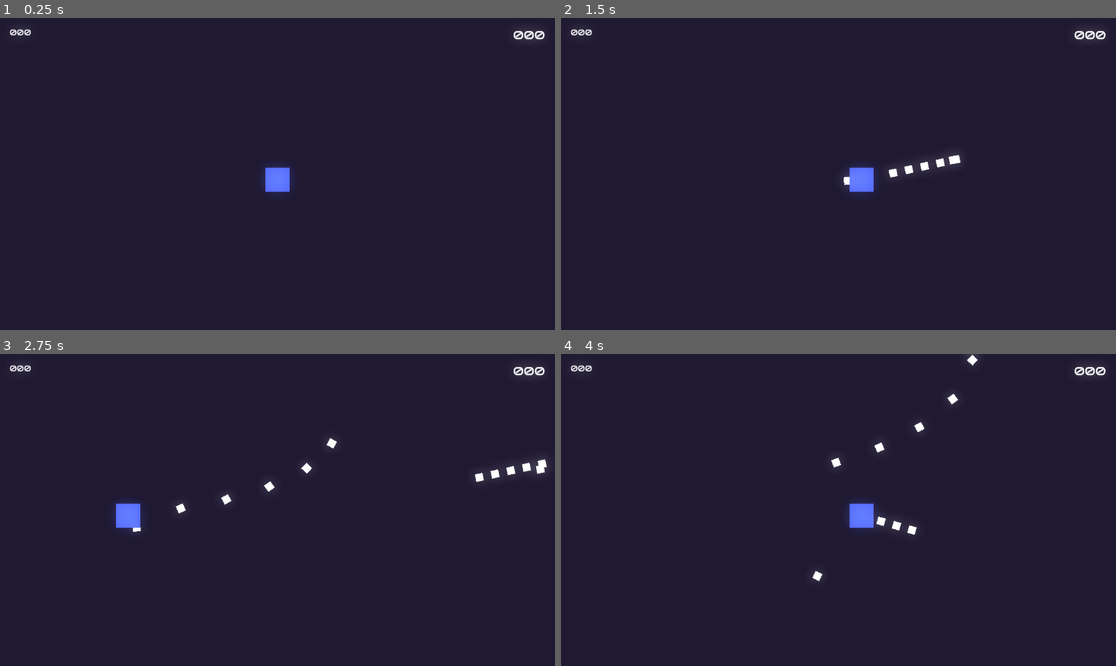
Above: before the commit, frames 1-4 (two rows, left to right).
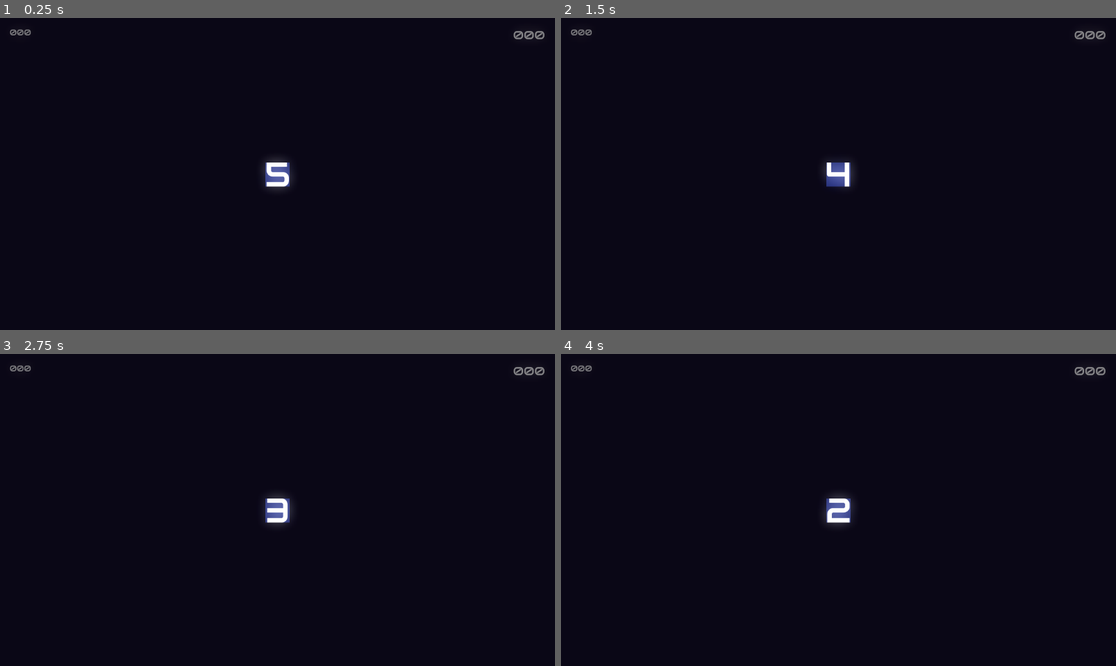
Above: after the commit, the same moments.

Repository: matheusmondenez/my-first-platform-game
Game: Godot game, scene res://wave_shooter/levels/arena.tscn
The game is run twice, just before and just after one commit, with the same random seed, the same clock (stepped at 60 frames per second) and the same inputs. This scene is started directly instead of the project's main scene.
Inputs (mouse positions are in pixels of both pictures, inside the frame that each line leads up to):
- Up to frame 1 (0.25 s): no input
- Up to frame 2 (1.5 s): tap Enter at 0.5 s; move the mouse to (960, 158) at 0.52 s; press the mouse at (960, 158) at 0.53 s; hold D (right) from 0.53 s (still down); tap Space (jump) at 0.77 s; move the mouse to (727, 189) at 1.27 s; release the mouse at (727, 189) at 1.28 s; click (727, 189) at 1.35 s
- Up to frame 3 (2.75 s): tap Space (jump) at 1.52 s; move the mouse to (333, 441) at 2.02 s; release D (right) at 2.03 s; press the mouse at (333, 441) at 2.03 s; hold A (left) from 2.03 s (still down)
- Up to frame 4 (4 s): move the mouse to (810, 572) at 2.77 s; release A (left) at 2.78 s; release the mouse at (810, 572) at 2.78 s; hold D (right) from 2.78 s (still down); click (810, 572) at 2.85 s; tap Space (jump) at 3.02, 3.77 s; move the mouse to (1005, 556) at 3.52 s; press the mouse at (1005, 556) at 3.53 s

The runs differ from the first frame. In frame 1, 100% of the frame differs, in the area x 0-100%, y 0-100%; in frame 2, 100%; in frame 3, 100%; in frame 4, 100%.

Commit message:
creates countdown

Diff:
--- a/wave_shooter/actors/base_enemy.gd
+++ b/wave_shooter/actors/base_enemy.gd
@@ -30,11 +30,11 @@
 	if area.is_in_group("damage") and not is_stunned:
 		hp -= 1
 		is_stunned = true
-		#modulate = Color.WHITE
+		color = Color.WHITE
 		area.get_parent().queue_free()
 		move = -move * knockback
 		$Timer.start()
 
 func _on_timer_timeout() -> void:
 	is_stunned = false
-	#modulate = Color("c92e67")
+	color = Color("c92e67")
--- a/wave_shooter/actors/player.gd
+++ b/wave_shooter/actors/player.gd
@@ -6,6 +6,7 @@
 var projectile_scene: PackedScene = preload("res://wave_shooter/actors/projectile.tscn")
 var is_loaded: bool = true
 var is_dead: bool = false
+var powered_up: Array = []
 
 func _ready() -> void:
 	Global.player = self
@@ -13,8 +14,8 @@
 func _process(delta: float) -> void:
 	move.x = int(Input.is_action_pressed("right")) - int(Input.is_action_pressed("left"))
 	move.y = int(Input.is_action_pressed("down")) - int(Input.is_action_pressed("up"))
-	global_position.x = clamp(global_position.x, 24, 616)
-	global_position.y = clamp(global_position.y, 24, 336)
+	global_position.x = clamp(global_position.x, 24, 1127)
+	global_position.y = clamp(global_position.y, 24, 624)
 	if not is_dead:
 		global_position += speed * move * delta
 	if Input.is_action_pressed("shoot") and Global.parent_node_creation and is_loaded and not is_dead:
--- a/wave_shooter/actors/player.tscn
+++ b/wave_shooter/actors/player.tscn
@@ -12,7 +12,7 @@
 metadata/_edit_horizontal_guides_ = [-25.0, 25.0]
 metadata/_edit_vertical_guides_ = [25.0, -25.0]
 
-[node name="Area2D" type="Area2D" parent="."]
+[node name="Area2D" type="Area2D" parent="." groups=["player"]]
 
 [node name="CollisionShape2D" type="CollisionShape2D" parent="Area2D"]
 visible = false
--- /dev/null
+++ b/wave_shooter/actors/power_up.gd
@@ -0,0 +1,9 @@
+extends Polygon2D
+
+func _on_area_2d_area_entered(area: Area2D) -> void:
+	if area.is_in_group("player"):
+		Global.player.powered_up.append("green")
+		queue_free()
+
+func _on_timer_timeout() -> void:
+	queue_free()
--- a/wave_shooter/actors/power_up.tscn
+++ b/wave_shooter/actors/power_up.tscn
@@ -1,4 +1,6 @@
-[gd_scene load_steps=2 format=3 uid="uid://b3iqw6hnxfili"]
+[gd_scene load_steps=3 format=3 uid="uid://b3iqw6hnxfili"]
+
+[ext_resource type="Script" path="res://wave_shooter/actors/power_up.gd" id="1_6pmq7"]
 
 [sub_resource type="RectangleShape2D" id="RectangleShape2D_tauuy"]
 size = Vector2(22.6274, 22.6274)
@@ -6,6 +8,7 @@
 [node name="PowerUp" type="Polygon2D"]
 color = Color(3.08037e-06, 0.741164, 0.392184, 1)
 polygon = PackedVector2Array(0, -16, -16, 0, 0, 16, 16, 0)
+script = ExtResource("1_6pmq7")
 
 [node name="Area2D" type="Area2D" parent="."]
 
@@ -14,3 +17,11 @@
 rotation = 0.785398
 scale = Vector2(1, 1)
 shape = SubResource("RectangleShape2D_tauuy")
+
+[node name="Timer" type="Timer" parent="."]
+wait_time = 5.0
+one_shot = true
+autostart = true
+
+[connection signal="area_entered" from="Area2D" to="." method="_on_area_2d_area_entered"]
+[connection signal="timeout" from="Timer" to="." method="_on_timer_timeout"]
--- a/wave_shooter/levels/arena.tscn
+++ b/wave_shooter/levels/arena.tscn
@@ -1,7 +1,8 @@
-[gd_scene load_steps=8 format=3 uid="uid://dgak60m7gvdoh"]
+[gd_scene load_steps=9 format=3 uid="uid://dgak60m7gvdoh"]
 
 [ext_resource type="PackedScene" uid="uid://55q8dyag7rwi" path="res://wave_shooter/actors/player.tscn" id="1_0xoxs"]
 [ext_resource type="Script" path="res://wave_shooter/levels/arena.gd" id="1_hn6cv"]
+[ext_resource type="PackedScene" uid="uid://bdge81isdmgwf" path="res://wave_shooter/ui/count_down.tscn" id="2_575tc"]
 [ext_resource type="FontFile" uid="uid://b2vaekuu7epix" path="res://wave_shooter/assets/fonts/Audiowide-Regular.ttf" id="3_ntwtu"]
 [ext_resource type="Script" path="res://wave_shooter/ui/points.gd" id="4_qyixy"]
 [ext_resource type="Script" path="res://wave_shooter/ui/high_score.gd" id="5_60vb7"]
@@ -20,7 +21,7 @@
 environment = SubResource("Environment_sgqdw")
 
 [node name="Player" parent="." instance=ExtResource("1_0xoxs")]
-position = Vector2(576, 342)
+position = Vector2(576, 325)
 
 [node name="EnemySpawnTimer" type="Timer" parent="."]
 wait_time = 3.0
@@ -34,7 +35,11 @@
 
 [node name="UI" type="Node2D" parent="."]
 
-[node name="Control" type="Control" parent="UI"]
+[node name="CountDown" parent="UI" instance=ExtResource("2_575tc")]
+offset_right = 1152.0
+offset_bottom = 648.0
+
+[node name="HUD" type="Control" parent="UI"]
 custom_minimum_size = Vector2(1152, 648)
 layout_mode = 3
 anchors_preset = 0
@@ -42,7 +47,7 @@
 offset_bottom = 648.0
 size_flags_horizontal = 4
 
-[node name="Points" type="Label" parent="UI/Control"]
+[node name="Points" type="Label" parent="UI/HUD"]
 layout_mode = 1
 anchors_preset = 1
 anchor_left = 1.0
@@ -57,7 +62,7 @@
 text = "000"
 script = ExtResource("4_qyixy")
 
-[node name="HighScore" type="Label" parent="UI/Control"]
+[node name="HighScore" type="Label" parent="UI/HUD"]
 layout_mode = 0
 offset_left = 20.0
 offset_top = 20.0
--- /dev/null
+++ b/wave_shooter/shaders/chromatic_distortion.gdshader
@@ -0,0 +1,44 @@
+//shader by CasualGarageCoder, updated to Godot 4
+shader_type canvas_item;
+
+uniform sampler2D SCREEN_TEXTURE : hint_screen_texture, filter_linear_mipmap;
+
+uniform float chaos : hint_range(0., 32.) = 1.;
+uniform float radius : hint_range(0., 1.) = 0.5;
+uniform float attenuation : hint_range(1., 5.) = 2.;
+
+varying vec2 amount_r;
+varying vec2 amount_g;
+varying vec2 amount_b;
+
+float rand(vec2 co){
+    return fract(sin(dot(co.xy ,vec2(12.9898,78.233))) * 43758.5453) - .5;
+}
+
+void vertex() {
+    vec2 shifted_uv = (UV * 2.) - 1.;
+    amount_r = normalize(
+        vec2(rand(TIME * 1.3 * shifted_uv),
+        rand(TIME * 1.64 * shifted_uv)));
+    amount_g = normalize(
+        vec2(rand(TIME * 1.5 * shifted_uv),
+        rand(TIME * 1.7 * shifted_uv)));
+    amount_b = normalize(
+        vec2(rand(TIME * 1.17 * shifted_uv),
+        rand(TIME * 1.23 * shifted_uv)));
+}
+
+void fragment() {
+    vec2 chaos_v = vec2(chaos, -chaos) * SCREEN_PIXEL_SIZE;
+
+    float dist = length((UV - vec2(0.5)) * 2.);
+    float att = clamp(dist / radius, 0., 1.);
+
+    chaos_v *= 1. - pow(att, attenuation);
+
+    COLOR = vec4(
+        texture(SCREEN_TEXTURE, SCREEN_UV + chaos_v * amount_r).r,
+        texture(SCREEN_TEXTURE, SCREEN_UV + chaos_v * amount_g).g,
+        texture(SCREEN_TEXTURE, SCREEN_UV + chaos_v * amount_b).b,
+        1.);
+}
--- /dev/null
+++ b/wave_shooter/shaders/light_ray.gdshader
@@ -0,0 +1,65 @@
+shader_type canvas_item;
+render_mode blend_mix;
+
+uniform sampler2D SCREEN_TEXTURE : hint_screen_texture, filter_linear_mipmap;
+uniform sampler2D gradient;
+uniform float spread = 0.5;
+uniform float cutoff = 0.1;
+uniform float size = 1.0;
+uniform float speed = 1.0;
+uniform float ray1_density = 8.0;
+uniform float ray2_density = 30.0;
+uniform float ray2_intensity = 0.3;
+uniform float core_intensity = 2.0;
+uniform bool hdr = false;
+uniform float seed = 5.0;
+
+float random(vec2 _uv) {
+    return fract(sin(dot(_uv.xy, vec2(12.9898, 78.233))) * 43758.5453123);
+}
+
+float noise(in vec2 uv) {
+    vec2 i = floor(uv);
+    vec2 f = fract(uv);
+    float a = random(i);
+    float b = random(i + vec2(1.0, 0.0));
+    float c = random(i + vec2(0.0, 1.0));
+    float d = random(i + vec2(1.0, 1.0));
+    vec2 u = f * f * (3.0-2.0 * f);
+    return mix(a, b, u.x) + (c - a)* u.y * (1.0 - u.x) + (d - b) * u.x * u.y;
+}
+
+vec4 screen(vec4 base, vec4 blend){
+    return 1.0 - (1.0 - base) * (1.0 - blend);
+}
+
+void fragment() {
+    vec2 centered_uv = (UV - 0.5) * size;
+    float radius = length(centered_uv);
+    float angle = atan(centered_uv.y, centered_uv.x) + PI; // Add PI to fix left side cutoff
+
+    vec2 ray1 = vec2(angle * ray1_density + TIME * speed + seed + sin(angle * 3.0), radius * 2.0);
+    vec2 ray2 = vec2(angle * ray2_density + TIME * speed * 1.5 + seed + cos(angle * 2.0), radius * 2.0);
+
+    float cut = 1.0 - smoothstep(cutoff, cutoff + 0.2, radius);
+    ray1 *= cut;
+    ray2 *= cut;
+
+    float rays = hdr ?
+        noise(ray1) + (noise(ray2) * ray2_intensity) :
+        clamp(noise(ray1) + (noise(ray2) * ray2_intensity), 0., 1.);
+
+    rays *= smoothstep(spread, spread * 0.3, radius);
+    float core = smoothstep(0.2, 0.0, radius) * core_intensity;
+    rays += core;
+
+    vec4 gradient_color = texture(gradient, vec2(rays, 0.5));
+    vec3 shine = vec3(rays) * gradient_color.rgb;
+
+    float blur_amount = radius * 0.1;
+    vec2 blur_uv = SCREEN_UV + centered_uv * blur_amount;
+    vec4 blurred = texture(SCREEN_TEXTURE, blur_uv);
+    shine = screen(blurred, vec4(shine, rays)).rgb;
+
+    COLOR = vec4(shine, rays * gradient_color.a);
+}
--- /dev/null
+++ b/wave_shooter/shaders/polygon_2d.tscn
@@ -0,0 +1,17 @@
+[gd_scene load_steps=2 format=3 uid="uid://b4882sfpo05y0"]
+
+[ext_resource type="Texture2D" uid="uid://b8tyae6dsy3ac" path="res://assets/1620440.png" id="1_mwsk3"]
+
+[node name="Polygon2D" type="TextureRect"]
+anchors_preset = 8
+anchor_left = 0.5
+anchor_top = 0.5
+anchor_right = 0.5
+anchor_bottom = 0.5
+offset_left = -256.0
+offset_top = -256.0
+offset_right = 256.0
+offset_bottom = 256.0
+grow_horizontal = 2
+grow_vertical = 2
+texture = ExtResource("1_mwsk3")
--- /dev/null
+++ b/wave_shooter/shaders/radial_cooldown.gdshader
@@ -0,0 +1,42 @@
+shader_type canvas_item;
+
+// Uniform for the cooldown progress, ranges from 0.0 (full cooldown) to 1.0 (no cooldown)
+uniform float cooldown_progress : hint_range(0.0, 1.0);
+
+// Uniform to toggle between disappearing or transparent unseen area
+//uniform bool use_transparency : hint_tooltip("Toggle to make unseen area transparent");
+
+// Uniform to control the alpha value of the transparent unseen area
+uniform float transparency_alpha : hint_range(0.0, 1.0);
+
+// Function to check if a point is inside the cooldown arc
+bool in_cooldown(vec2 uv, float progress) {
+    // Convert UV coordinates to centered coordinates (-0.5 to 0.5)
+    vec2 centered_uv = uv - vec2(0.5);
+
+    // Calculate the angle of the UV coordinate
+    float angle = atan(centered_uv.y, centered_uv.x) / (2.0 * 3.14159265359) + 0.5;
+
+    // Check if the point is within the cooldown arc
+    return (angle <= progress);
+}
+
+void fragment() {
+    // Sample the texture at the given UV coordinates
+    vec4 tex_color = texture(TEXTURE, UV);
+
+    // Check if the current fragment is within the cooldown arc
+    if (in_cooldown(UV, cooldown_progress)) {
+        // If within the cooldown, set the color to the texture color
+        COLOR = tex_color;
+    } else {
+        // If not within the cooldown, check the transparency toggle
+        if (true) {
+            // Set the color to the texture color with adjusted alpha
+            COLOR = vec4(tex_color.rgb, transparency_alpha);
+        } else {
+            // Set the color to transparent
+            COLOR = vec4(0.0, 0.0, 0.0, 0.0);
+        }
+    }
+}
--- /dev/null
+++ b/wave_shooter/ui/count_down.gd
@@ -0,0 +1,11 @@
+extends Control
+
+func _ready() -> void:
+	get_tree().paused = true
+
+func _process(delta: float) -> void:
+	$Counter.text = str("%01d" % $Timer.time_left)
+
+func _on_timer_timeout() -> void:
+	get_tree().paused = false
+	queue_free()
--- /dev/null
+++ b/wave_shooter/ui/count_down.tscn
@@ -0,0 +1,50 @@
+[gd_scene load_steps=3 format=3 uid="uid://bdge81isdmgwf"]
+
+[ext_resource type="Script" path="res://wave_shooter/ui/count_down.gd" id="1_kht6a"]
+[ext_resource type="FontFile" uid="uid://b2vaekuu7epix" path="res://wave_shooter/assets/fonts/Audiowide-Regular.ttf" id="1_kqtjv"]
+
+[node name="CountDown" type="Control"]
+process_mode = 3
+z_index = 2
+layout_mode = 3
+anchors_preset = 15
+anchor_right = 1.0
+anchor_bottom = 1.0
+grow_horizontal = 2
+grow_vertical = 2
+script = ExtResource("1_kht6a")
+
+[node name="Overlay" type="ColorRect" parent="."]
+layout_mode = 1
+anchors_preset = 15
+anchor_right = 1.0
+anchor_bottom = 1.0
+grow_horizontal = 2
+grow_vertical = 2
+color = Color(0, 0, 0, 0.501961)
+
+[node name="Counter" type="Label" parent="."]
+layout_mode = 1
+anchors_preset = 8
+anchor_left = 0.5
+anchor_top = 0.5
+anchor_right = 0.5
+anchor_bottom = 0.5
+offset_left = -20.0
+offset_top = -11.5
+offset_right = 20.0
+offset_bottom = 11.5
+grow_horizontal = 2
+grow_vertical = 2
+theme_override_fonts/font = ExtResource("1_kqtjv")
+theme_override_font_sizes/font_size = 72
+text = "5"
+horizontal_alignment = 1
+vertical_alignment = 1
+
+[node name="Timer" type="Timer" parent="."]
+wait_time = 6.0
+one_shot = true
+autostart = true
+
+[connection signal="timeout" from="Timer" to="." method="_on_timer_timeout"]
Binary file added: assets/1620440.png
Not shown, added: assets/1620440.png.import
